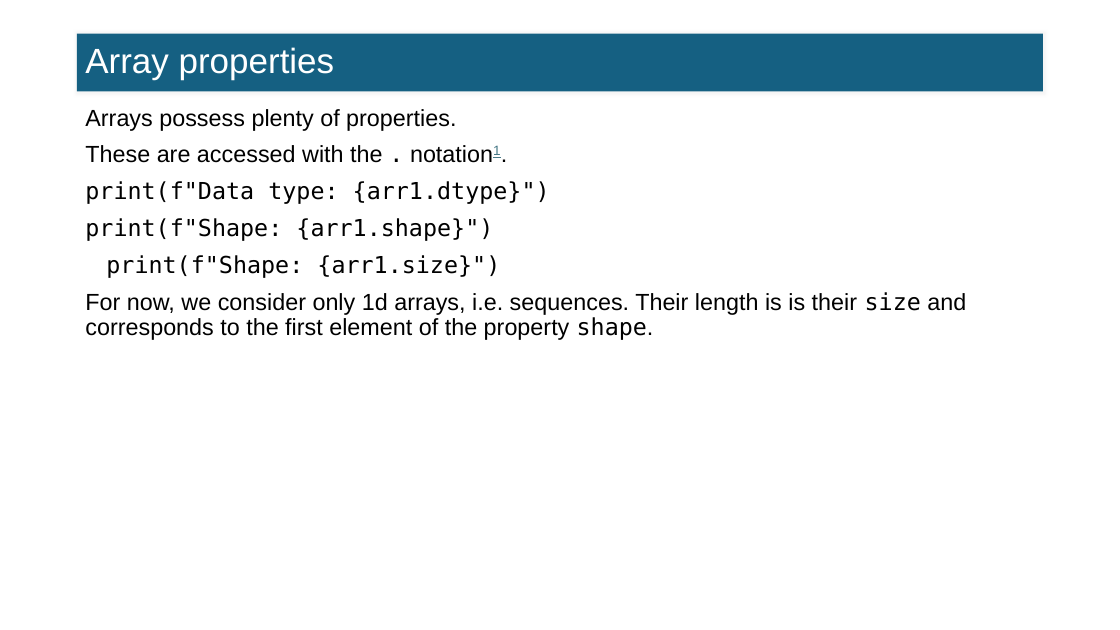
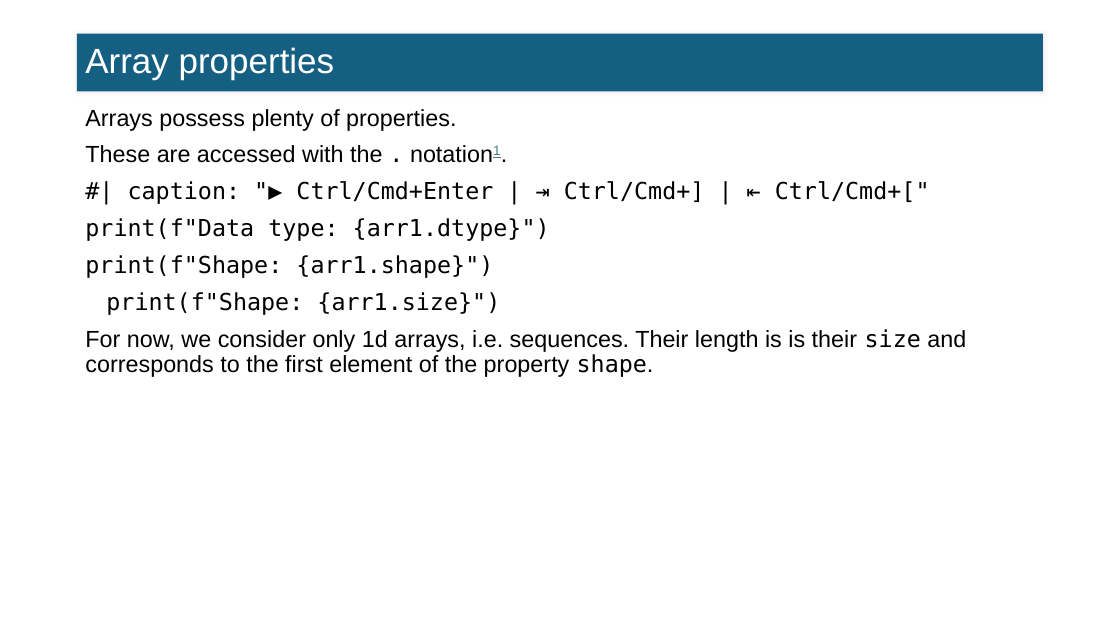
Before and after one commit to FTurci/intro-coding-data-analysis, a slide deck: slide 9 of slides/07_intro_numpy_slides.pptx. Drawn at 1120x630 pixels with LibreOffice and Linux fonts; fonts in the diff are those of the drawing. Boxes give left, top, right and bottom in pixels: in the first picture for what was removed or moved away, otherwise in the second. Text is boxed around its words. In the diff, an @@ line names an element or a change of style, - is before the commit and + after.

```diff
--- a/slides/07_intro_numpy_slides.pptx
+++ b/slides/07_intro_numpy_slides.pptx
@@ text at (85,181,930,315): text changed @@
-print(f"Data type: {arr1.dtype}")
-print(f"Shape: {arr1.shape}")
-print(f"Shape: {arr1.size}")
+#| caption: "▶ Ctrl/Cmd+Enter | ⇥ Ctrl/Cmd+] | ⇤ Ctrl/Cmd+["
+print(f"Data type: {arr1.dtype}")
+print(f"Shape: {arr1.shape}")
+print(f"Shape: {arr1.size}")
```
Also in this commit, not shown: 9 other slides changed, 50 other files.
